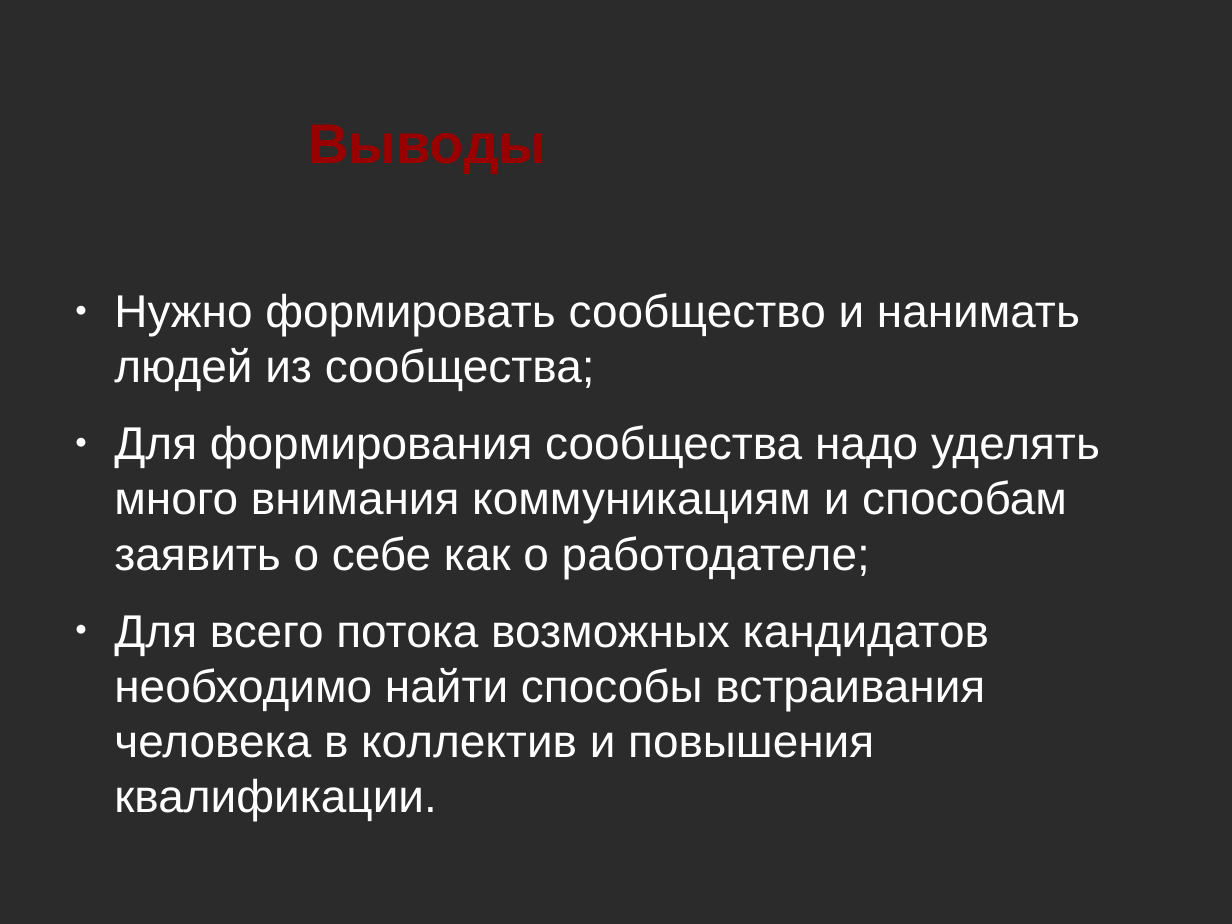
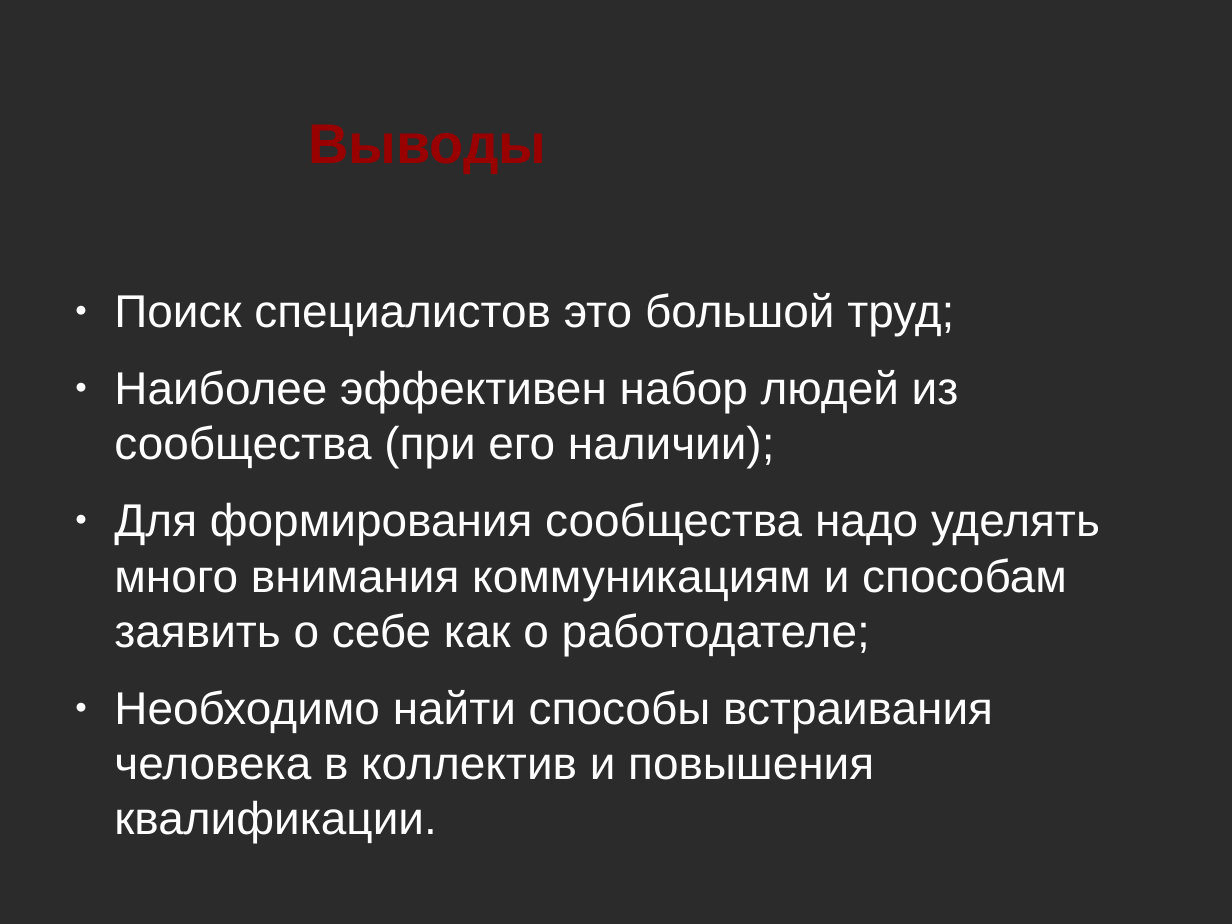
Before and after one commit to NIR-Ginko/presentations, a slide deck: slide 9 of 2020-02-07 ALT Join and community/ALT Join and community.odp (slide 11 before the commit). Drawn at 1232x924 pixels with LibreOffice and Linux fonts; fonts in the diff are those of the drawing; background and template pictures are left out; a plain dark background stands for a picture behind light text. Boxes give left, top, right and bottom in pixels: in the first picture for what was removed or moved away, otherwise in the second. Text is boxed around its words. In the diff, an @@ line names an element or a change of style, - is before the commit and + after.

```diff
--- a/2020-02-07 ALT Join and community/ALT Join and community.odp
+++ b/2020-02-07 ALT Join and community/ALT Join and community.odp
@@ text at [114,293,959,468]: text changed @@
-● Нужно формировать сообщество и нанимать людей из сообщества;
+● Поиск специалистов это большой труд;
+● Наиболее эффективен набор людей из сообщества (при его наличии);
@@ text at [114,690,993,843]: text changed @@
-● Для всего потока возможных кандидатов необходимо найти способы встраивания человека в коллектив и повышения квалификации.
+● Необходимо найти способы встраивания человека в коллектив и повышения квалификации.
```
Also in this commit, not shown: 4 other slides changed, 2 slides removed.
